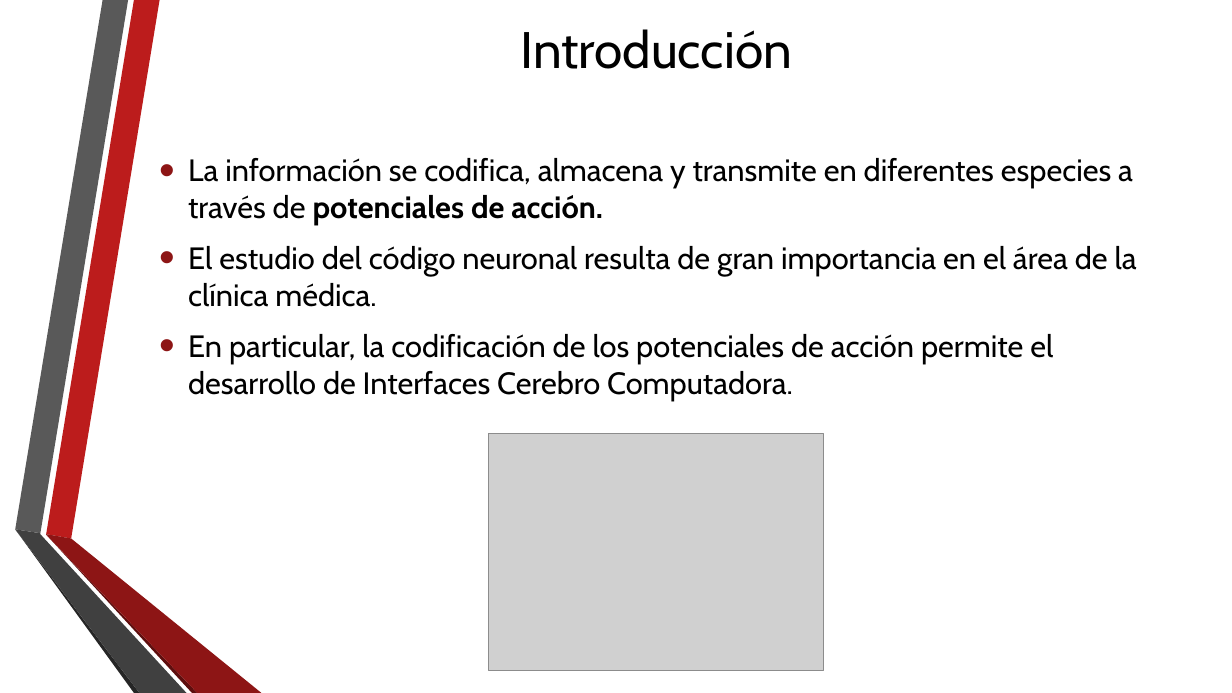
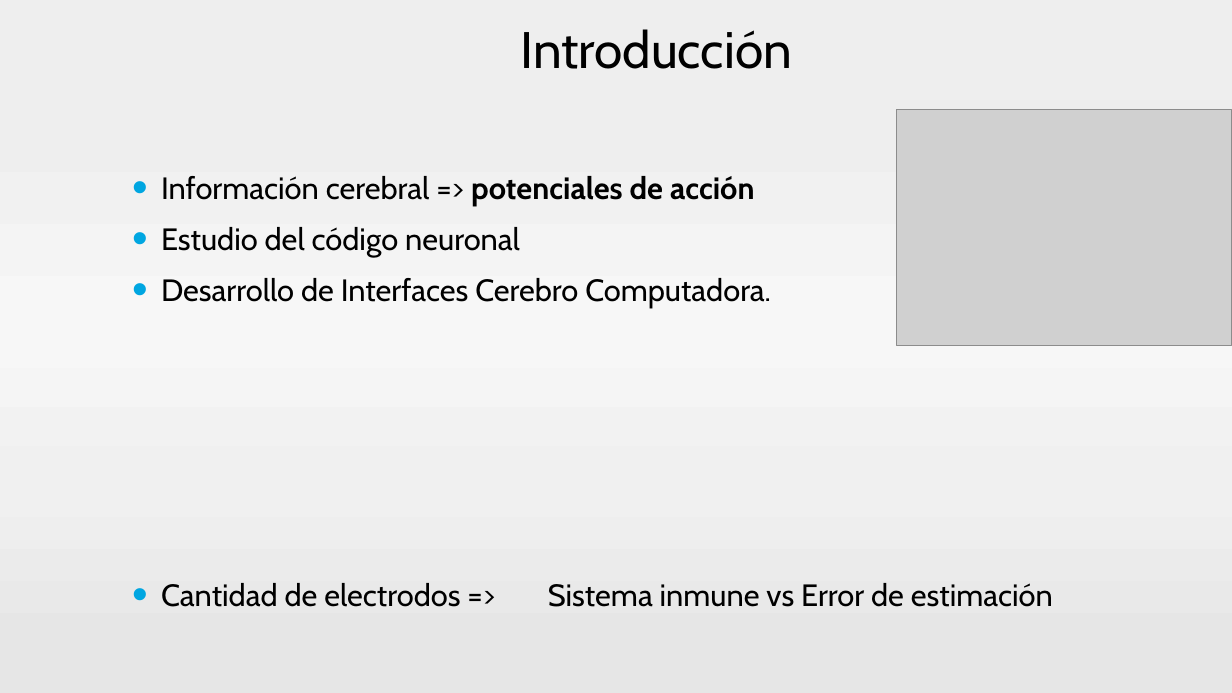
Before and after one commit to neozero86/tesis-megea, a slide deck: slide 3 of Presentacion/PresentacionTesis.pptx. Drawn at 1232x693 pixels with LibreOffice and Linux fonts; fonts in the diff are those of the drawing; grey boxes stand for pictures; background and template pictures are left out. Boxes give left, top, right and bottom in pixels: in the first picture for what was removed or moved away, otherwise in the second. Text is boxed around its words. In the diff, an @@ line names an element or a change of style, - is before the commit and + after.

```diff
--- a/Presentacion/PresentacionTesis.pptx
+++ b/Presentacion/PresentacionTesis.pptx
@@ background picture (left out) to gradient #EEEEEE to #F1F1F1 to #F7F7F7 to #F0F0F0 to #E6E6E6 @@
@@ picture: place and size @@
-picture at <box>489,433,824,670</box>
+picture at <box>897,109,1232,346</box>
@@ text at <box>161,176,1053,607</box>: text changed @@
-• La información se codifica, almacena y transmite en diferentes especies a través de potenciales de acción.
-• El estudio del código neuronal resulta de gran importancia en el área de la clínica médica.
-• En particular, la codificación de los potenciales de acción permite el desarrollo de Interfaces Cerebro Computadora.
+• Información cerebral => potenciales de acción
+• Estudio del código neuronal
+• Desarrollo de Interfaces Cerebro Computadora.
+• Cantidad de electrodos => Sistema inmune vs Error de estimación
@@ group removed at <box>15,0,262,693</box>: 6 freeform shapes @@
```
Also in this commit, not shown: 67 other slides changed, 2 slides added, 2 slides removed.
